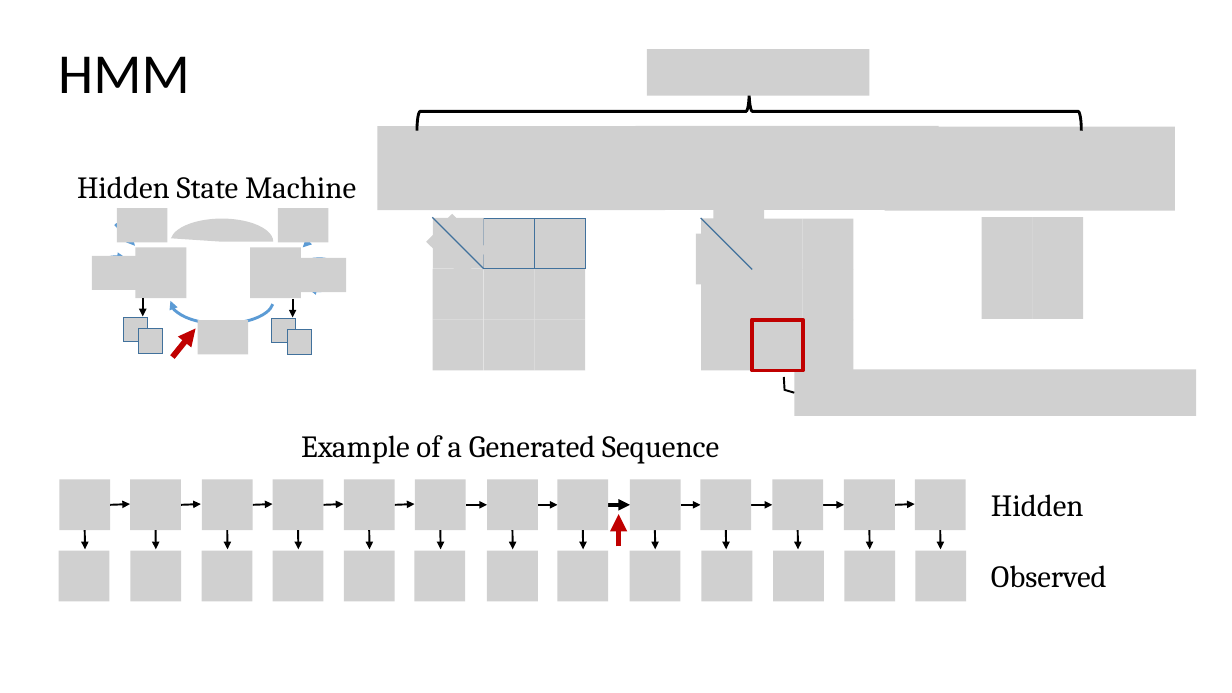
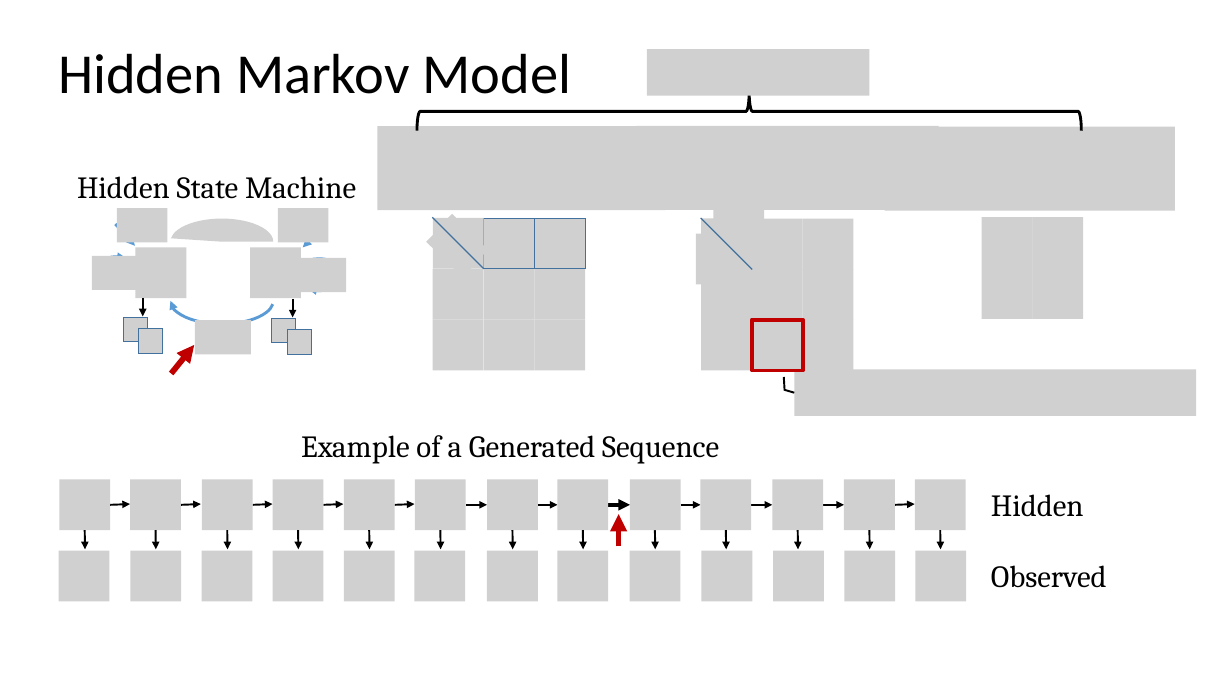
Before and after one commit to David-Taub/HOP-HMM, a slide deck: slide 28 of Help/ThesesPresentation.pptx (slide 25 before the commit). Drawn at 1232x693 pixels with LibreOffice and Linux fonts; fonts in the diff are those of the drawing; grey boxes stand for pictures. Boxes give left, top, right and bottom in pixels: in the first picture for what was removed or moved away, otherwise in the second. Text is boxed around its words. In the diff, an @@ line names an element or a change of style, - is before the commit and + after.

```diff
--- a/Help/ThesesPresentation.pptx
+++ b/Help/ThesesPresentation.pptx
@@ title at <box>58,53,572,94</box>: text changed @@
-HMM
+Hidden Markov Model
@@ arrow moved from (173, 357) - (196, 329) to (171, 373) - (194, 345) @@
```
Also in this commit, not shown: 6 other slides changed, 9 slides added, 3 slides removed, 7 other files.
